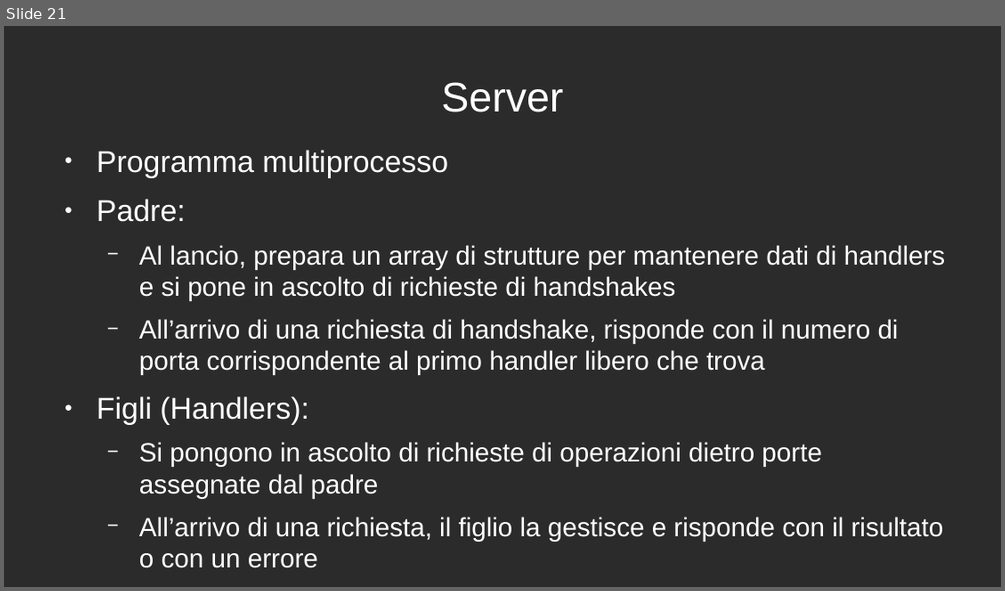
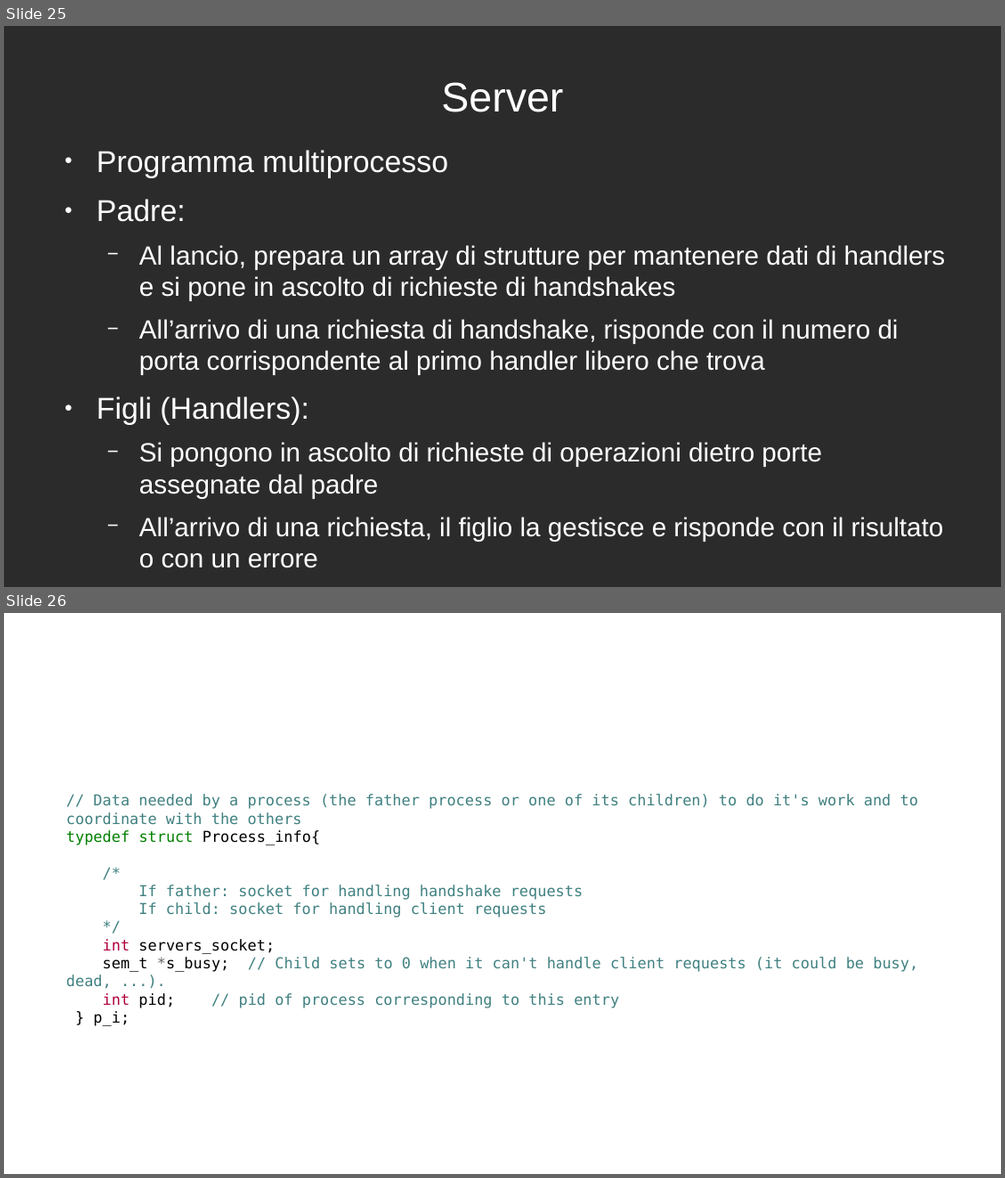
Before and after one commit to Torkin1/IIW_UDP_GBN, a slide deck: doc/slides/implementazione.odp. Shown one above the other, each under a label of ours: slide 21 before the commit, slides 25 and 26 after it. The pictures are 1005x591 and 1005x1178 pixels, drawn with LibreOffice and Linux fonts; fonts in the diff are those of the drawing; background and template pictures are left out; a plain dark background stands for a picture behind light text. Boxes give left, top, right and bottom in pixels: in the first picture for what was removed or moved away, otherwise in the second. Text is boxed around its words. In the diff, an @@ line names an element or a change of style, - is before the commit and + after.

```diff
--- a/doc/slides/implementazione.odp
+++ b/doc/slides/implementazione.odp
@@ slide 26 added at [4, 613, 1001, 1174], background picture (left out) @@
@@ title added at [54, 635, 951, 730], 33 pt, text #FFFFFF @@
+Server
@@ text added at [66, 794, 918, 1026], 12 pt, text #408080 @@
+// Data needed by a process (the father process or one of its children) to do it's work and to coordinate with the others
+typedef struct Process_info{
+/*
+If father: socket for handling handshake requests
+If child: socket for handling client requests
+*/
+int servers_socket;
+sem_t *s_busy; // Child sets to 0 when it can't handle client requests (it could be busy, dead, ...).
+int pid; // pid of process corresponding to this entry
+} p_i;
@@ what was slide 21 is now slide 25 @@
```
Also in this commit, not shown: 2 slides changed, 6 other slides added, 3 slides removed.
